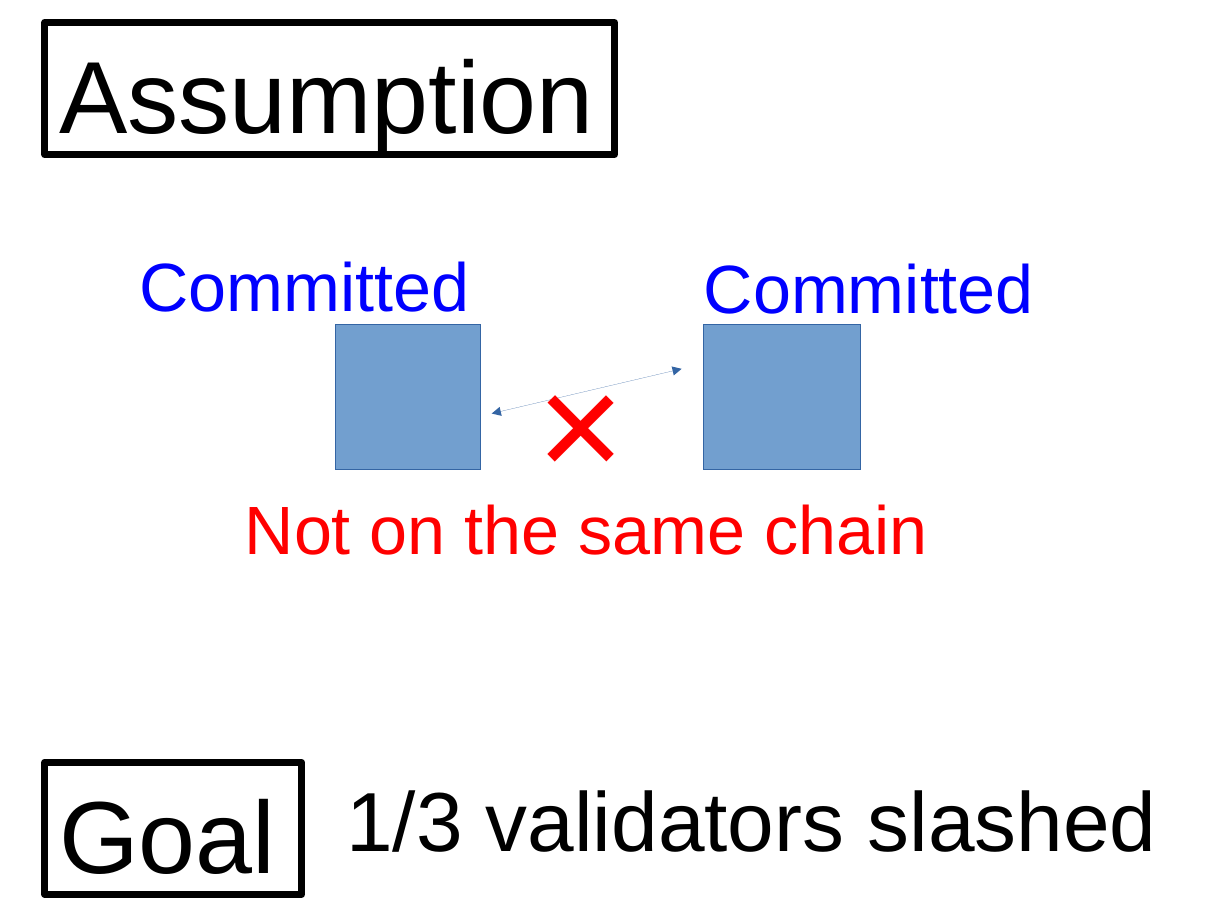
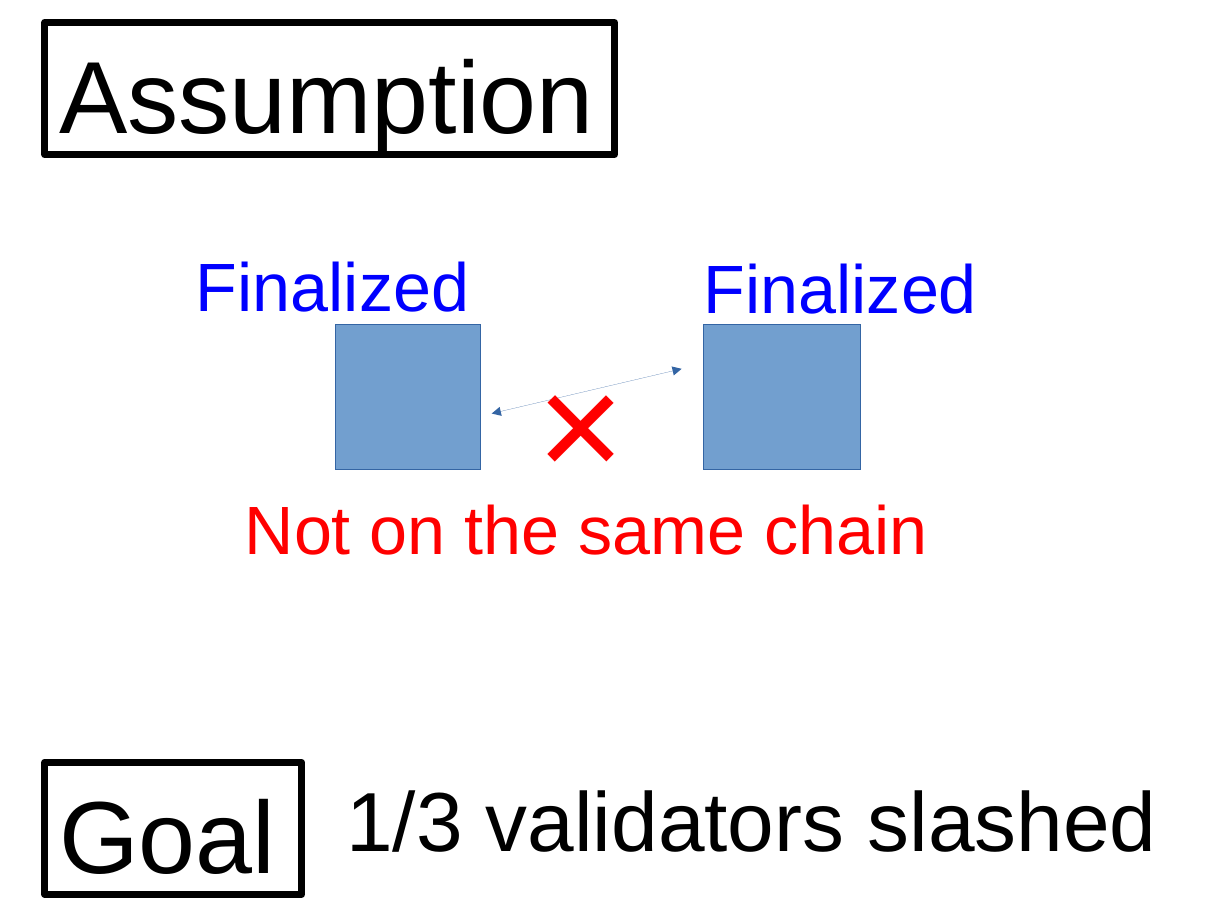
Before and after one commit to palmskog/pos, a slide deck: slide 14 of slide.odp (slide 5 before the commit). Drawn at 1232x924 pixels with LibreOffice and Linux fonts; fonts in the diff are those of the drawing. Boxes give left, top, right and bottom in pixels: in the first picture for what was removed or moved away, otherwise in the second. Text is boxed around its words. In the diff, an @@ line names an element or a change of style, - is before the commit and + after.

```diff
--- a/slide.odp
+++ b/slide.odp
@@ text at [196, 261, 469, 312]: text changed @@
-Committed
+Finalized
@@ text at [704, 263, 977, 326]: text changed @@
-Committed
+Finalized
```
Also in this commit, not shown: 15 slides added.
